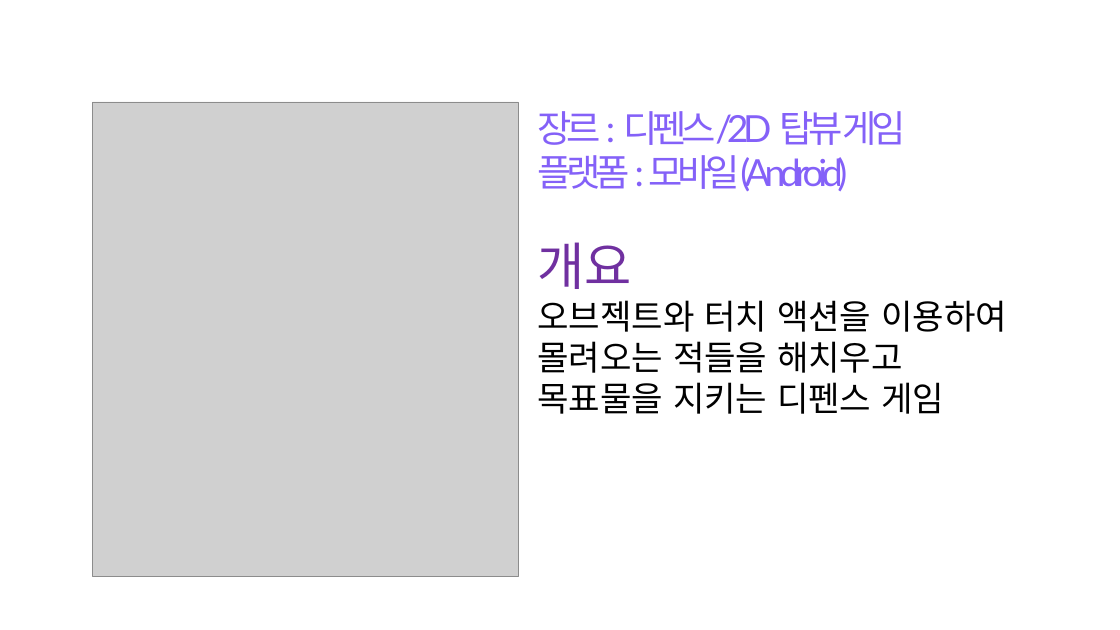
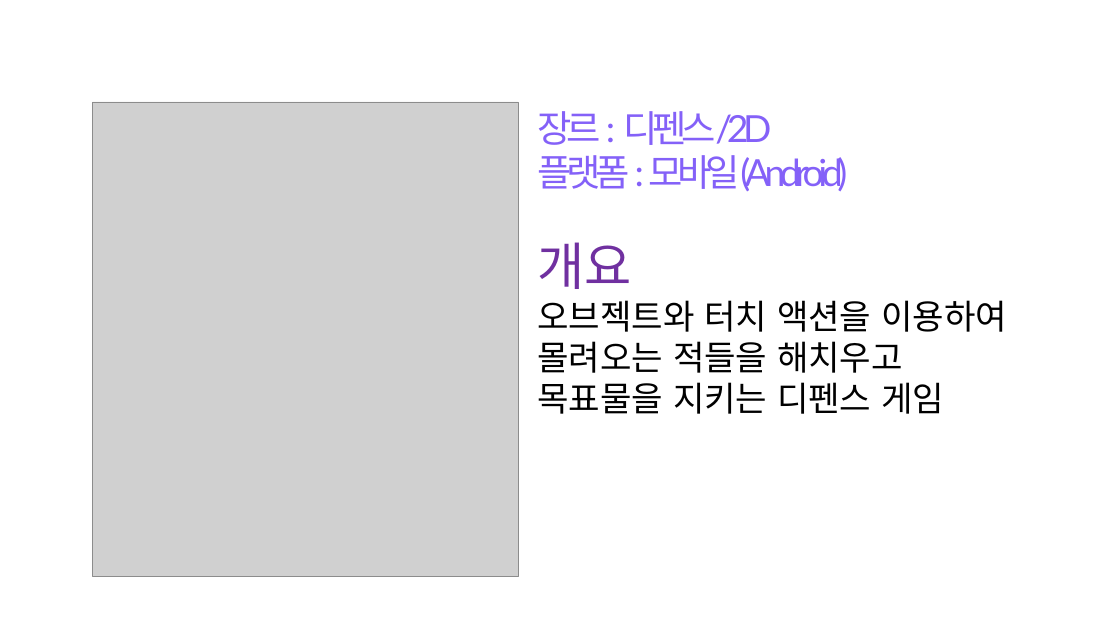
Before and after one commit to pknu-wap/WAP-GAME-TEAM2-MAIN, a slide deck: slide 6 of Wap_Game_Team2 시작발표.pptx. Drawn at 1120x630 pixels with LibreOffice and Linux fonts; fonts in the diff are those of the drawing; grey boxes stand for pictures; background and template pictures are left out. Boxes give left, top, right and bottom in pixels: in the first picture for what was removed or moved away, otherwise in the second. Text is boxed around its words. In the diff, an @@ line names an element or a change of style, - is before the commit and + after.

```diff
--- a/Wap_Game_Team2 시작발표.pptx
+++ b/Wap_Game_Team2 시작발표.pptx
@@ text at box(538, 111, 847, 191): text changed @@
-장르 : 디펜스/2D 탑뷰 게임
-플랫폼 : 모바일(Android)
+장르 : 디펜스/2D
+플랫폼 : 모바일(Android)
```
Also in this commit, not shown: 1 other slide changed, 2 slides added, 1 other file.
